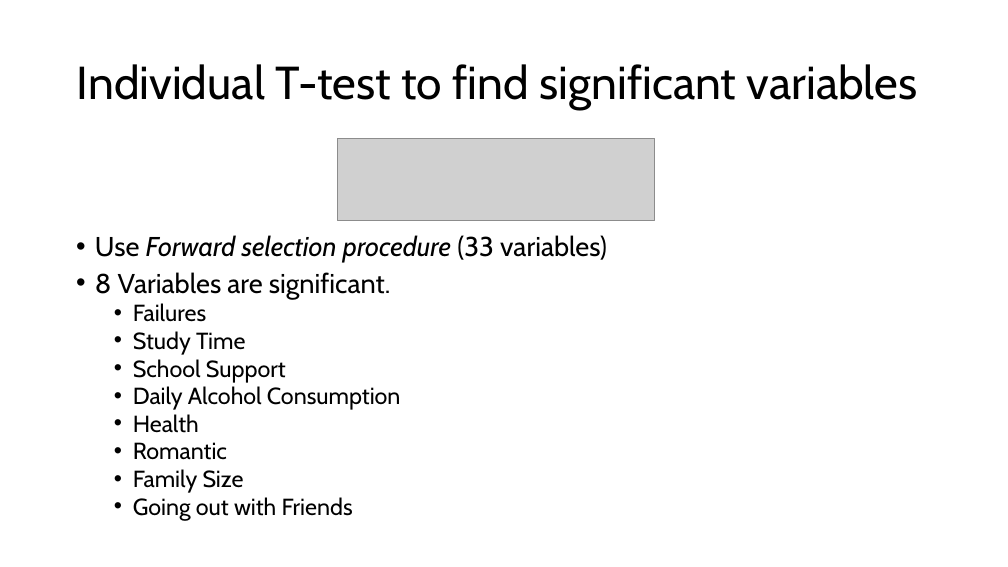
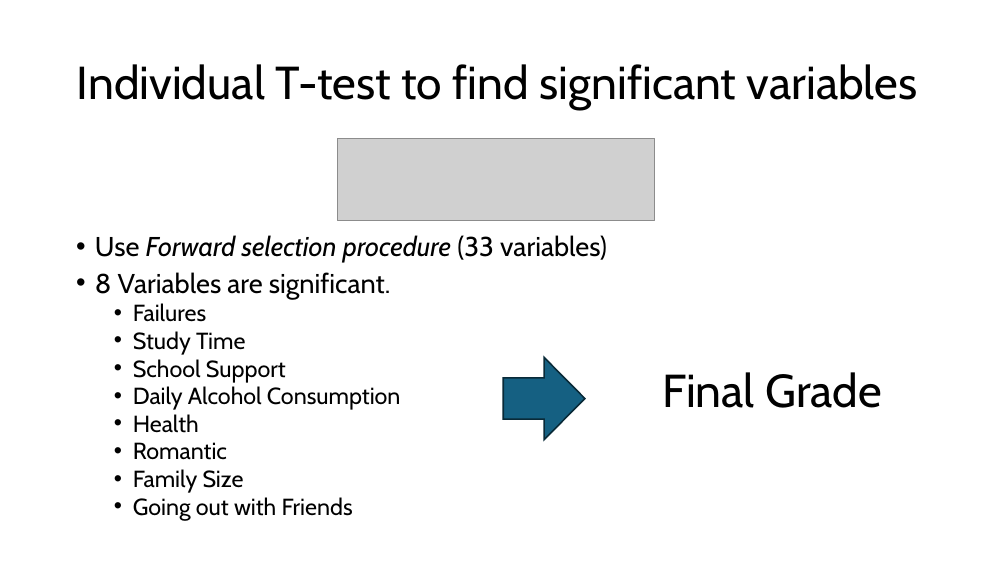
Before and after one commit to prs-sharma9/DATA-603_PROJECT, a slide deck: slide 7 of Final_Presentation.pptx. Drawn at 1008x567 pixels with LibreOffice and Linux fonts; fonts in the diff are those of the drawing; grey boxes stand for pictures. Boxes give left, top, right and bottom in pixels: in the first picture for what was removed or moved away, otherwise in the second. Text is boxed around its words. In the diff, an @@ line names an element or a change of style, - is before the commit and + after.

Commit message:
up

```diff
--- a/Final_Presentation.pptx
+++ b/Final_Presentation.pptx
@@ right arrow added at (x1=504, y1=358, x2=585, y2=440), fill #156082, outline #092A39 1.5 pt @@
@@ text added at (x1=662, y1=372, x2=882, y2=408), 44 pt, text #000000 @@
+Final Grade
```
